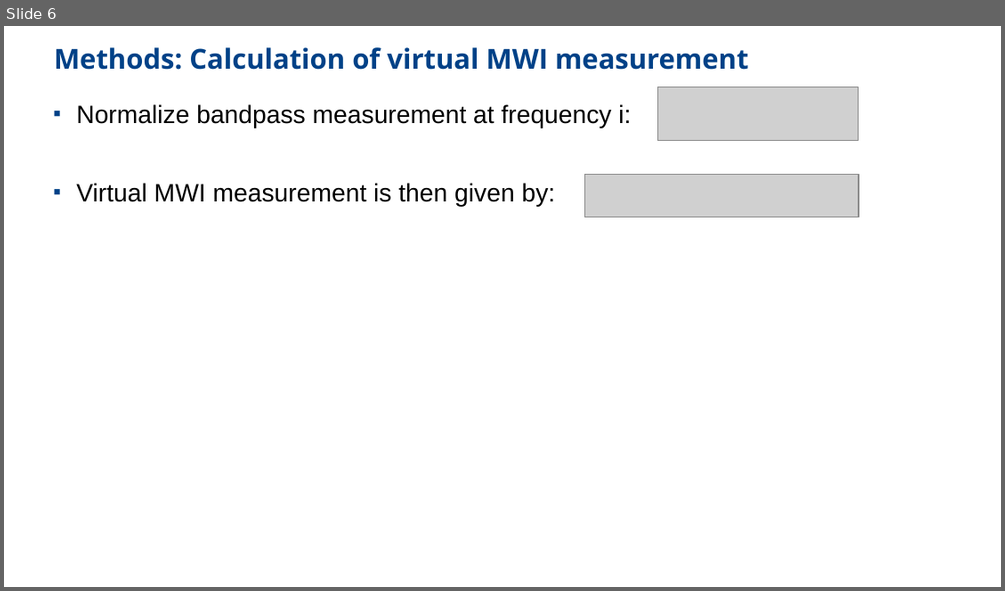
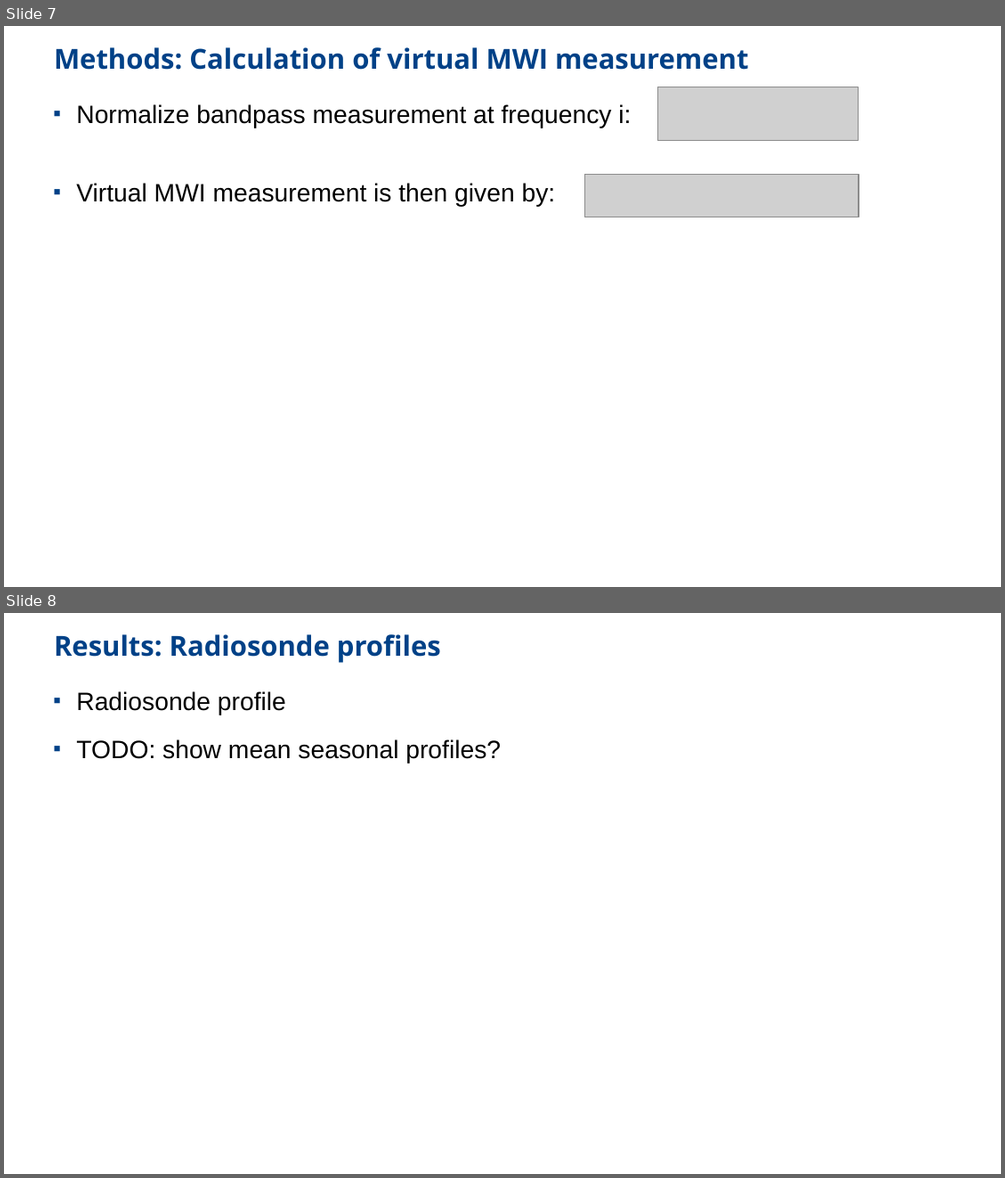
Before and after one commit to nrisse/mwi-srf183, a slide deck: bandpass_presentation.odp. Shown one above the other, each under a label of ours: slide 6 before the commit, slides 7 and 8 after it. The pictures are 1005x591 and 1005x1178 pixels, drawn with LibreOffice and Linux fonts; fonts in the diff are those of the drawing; grey boxes stand for pictures. Boxes give left, top, right and bottom in pixels: in the first picture for what was removed or moved away, otherwise in the second. Text is boxed around its words. In the diff, an @@ line names an element or a change of style, - is before the commit and + after.

```diff
--- a/bandpass_presentation.odp
+++ b/bandpass_presentation.odp
@@ slide 8 added at (4,613,1001,1174), background #FFFFFF @@
@@ title added at (54,634,441,663), 22 pt, text #004187, bold @@
+Results: Radiosonde profiles
@@ text added at (76,691,501,763), 20 pt, text #000000 @@
+■ Radiosonde profile
+■ TODO: show mean seasonal profiles?
@@ what was slide 6 is now slide 7 @@
```
Also in this commit, not shown: 1 slide changed, 14 other slides added, 1 slide removed, 6 other files.
